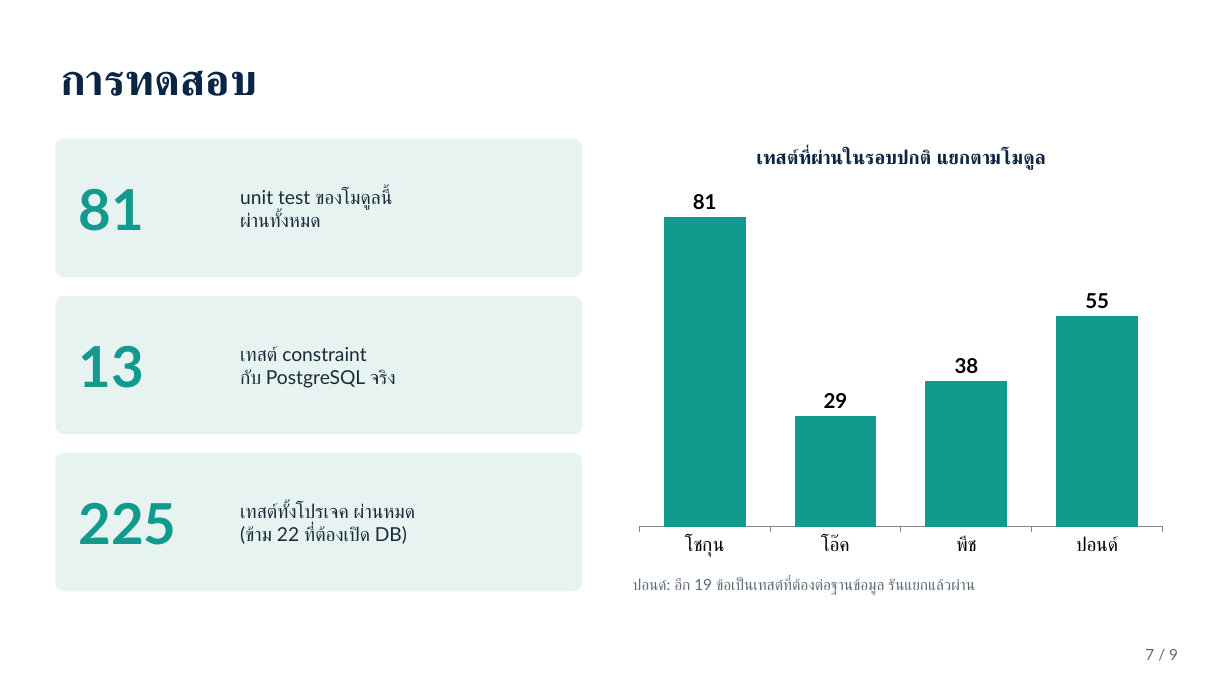
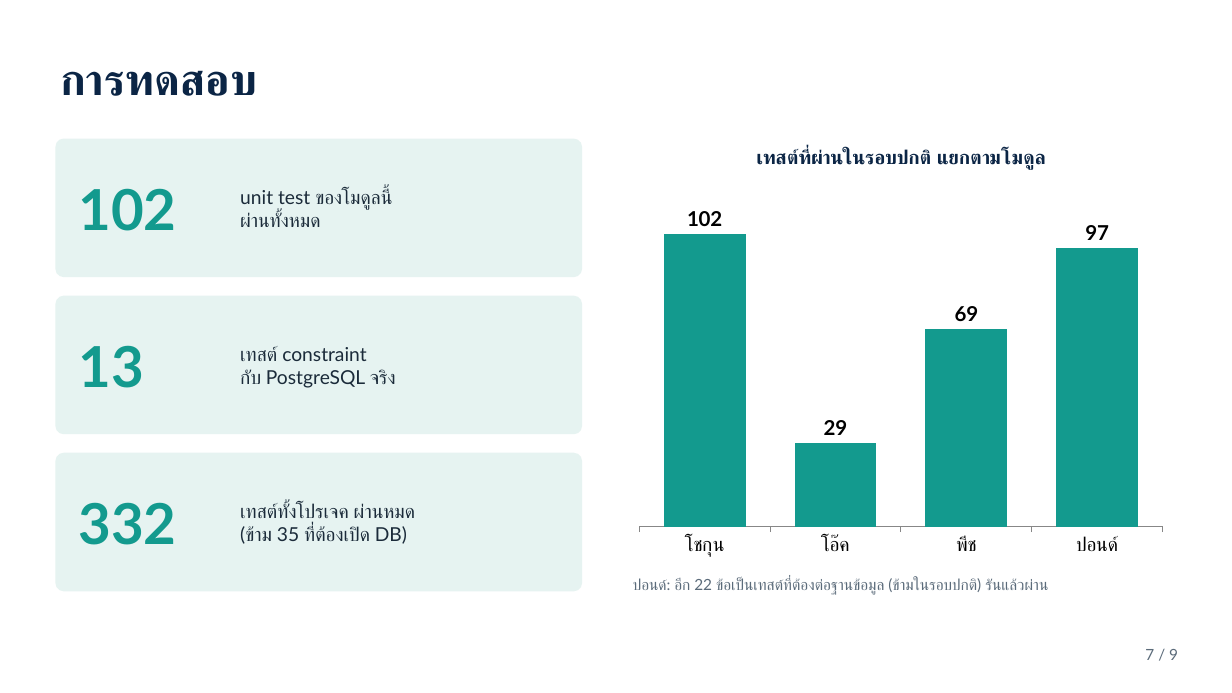
Before and after one commit to Oakiez/Laundry-Hub, a slide deck: slide 7 of doc/slide/shogun-payment-notification.pptx. Drawn at 1232x693 pixels with LibreOffice and Linux fonts; fonts in the diff are those of the drawing. Boxes give left, top, right and bottom in pixels: in the first picture for what was removed or moved away, otherwise in the second. Text is boxed around its words. In the diff, an @@ line names an element or a change of style, - is before the commit and + after.

```diff
--- a/doc/slide/shogun-payment-notification.pptx
+++ b/doc/slide/shogun-payment-notification.pptx
@@ column chart at (x1=628, y1=129, x2=1174, y2=564) @@
@@ Series 1, โชกุน: 81 to 102 @@
@@ Series 1, พีช: 38 to 69 @@
@@ Series 1, ปอนด์: 55 to 97 @@
@@ text at (x1=79, y1=188, x2=177, y2=231): text changed @@
-81
+102
@@ text at (x1=79, y1=502, x2=177, y2=545): text changed @@
-225
+332
@@ text at (x1=240, y1=503, x2=415, y2=544): text changed @@
-เทสต์ทั้งโปรเจค ผ่านหมด
-(ข้าม 22 ที่ต้องเปิด DB)
+เทสต์ทั้งโปรเจค ผ่านหมด
+(ข้าม 35 ที่ต้องเปิด DB)
@@ text at (x1=633, y1=577, x2=1048, y2=595): text changed @@
-ปอนด์: อีก 19 ข้อเป็นเทสต์ที่ต้องต่อฐานข้อมูล รันแยกแล้วผ่าน
+ปอนด์: อีก 22 ข้อเป็นเทสต์ที่ต้องต่อฐานข้อมูล (ข้ามในรอบปกติ) รันแล้วผ่าน
```
Also in this commit, not shown: 2 other slides changed, 18 other files.
